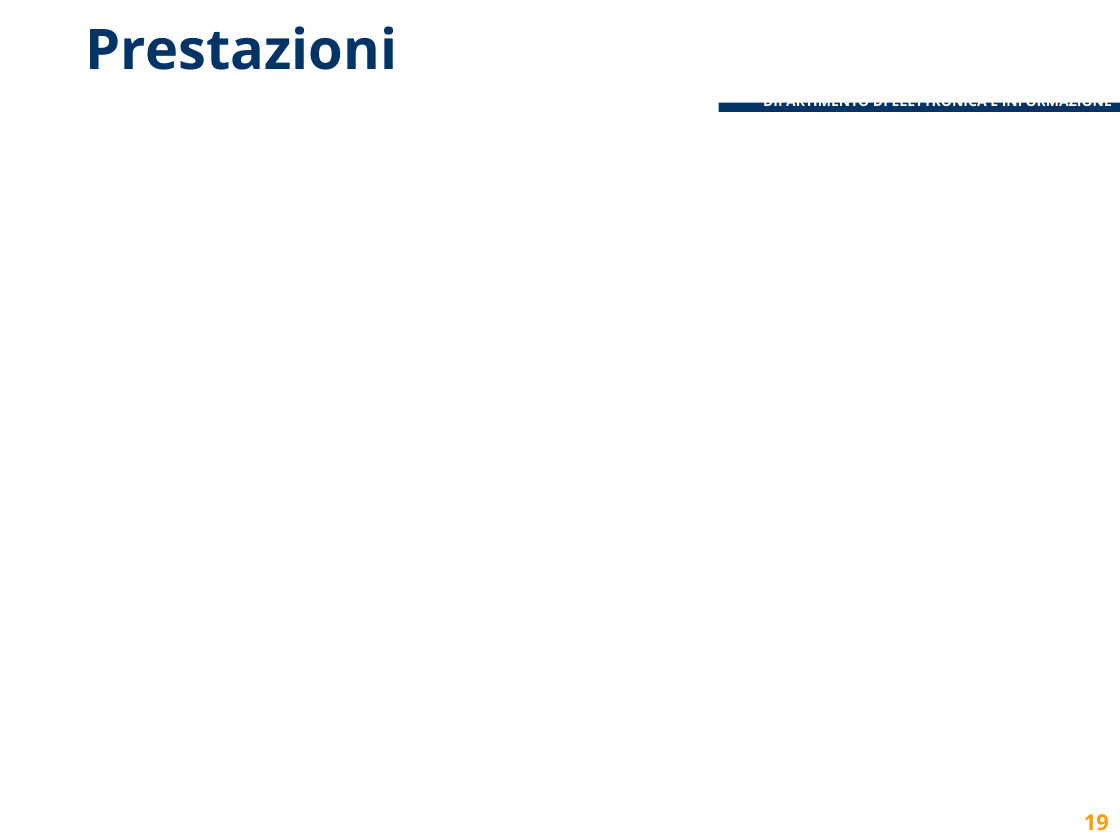
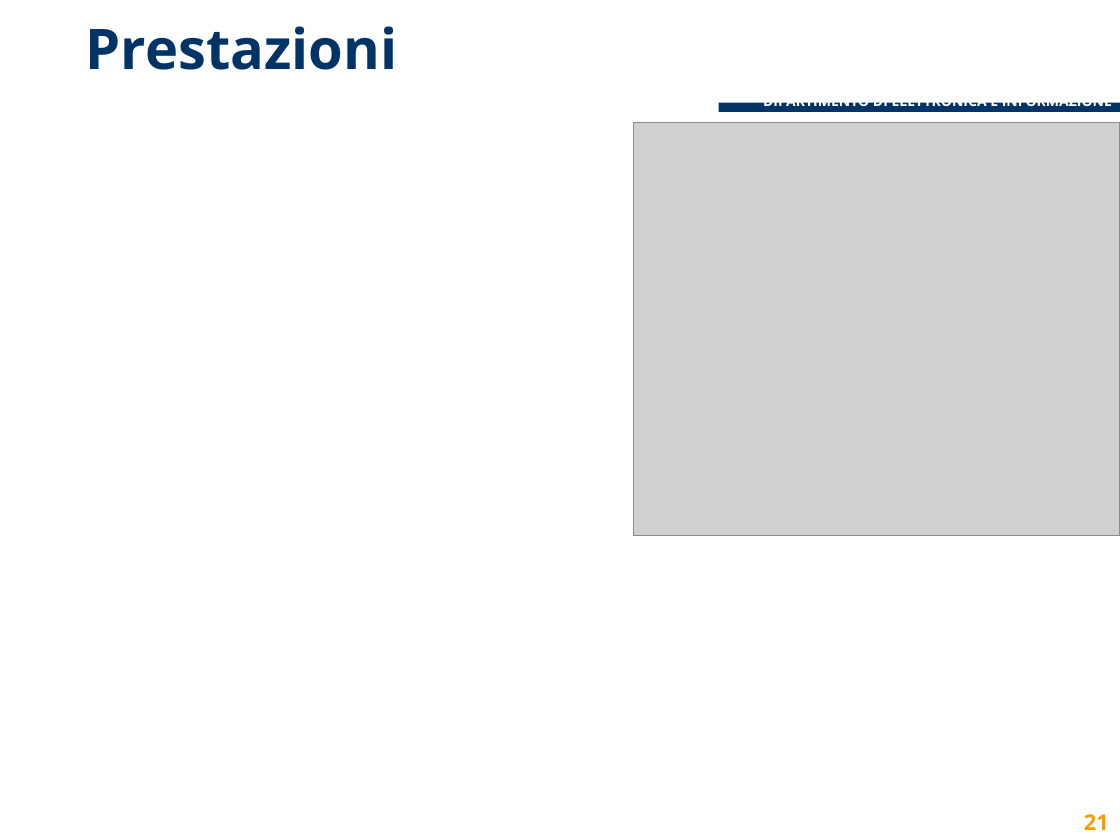
Before and after one commit to lcavagnispolimi/thesis_latex, a slide deck: slide 21 of presentazione_discussione.pptx (slide 19 before the commit). Drawn at 1120x840 pixels with LibreOffice and Linux fonts; fonts in the diff are those of the drawing; grey boxes stand for pictures; background and template pictures are left out. Boxes give left, top, right and bottom in pixels: in the first picture for what was removed or moved away, otherwise in the second. Text is boxed around its words. In the diff, an @@ line names an element or a change of style, - is before the commit and + after.

```diff
--- a/presentazione_discussione.pptx
+++ b/presentazione_discussione.pptx
@@ picture added at bbox=[634, 122, 1120, 535] @@
@@ page number at bbox=[1084, 814, 1109, 830]: text changed @@
-19
+21
```
Also in this commit, not shown: 17 other slides changed, 2 slides added.
